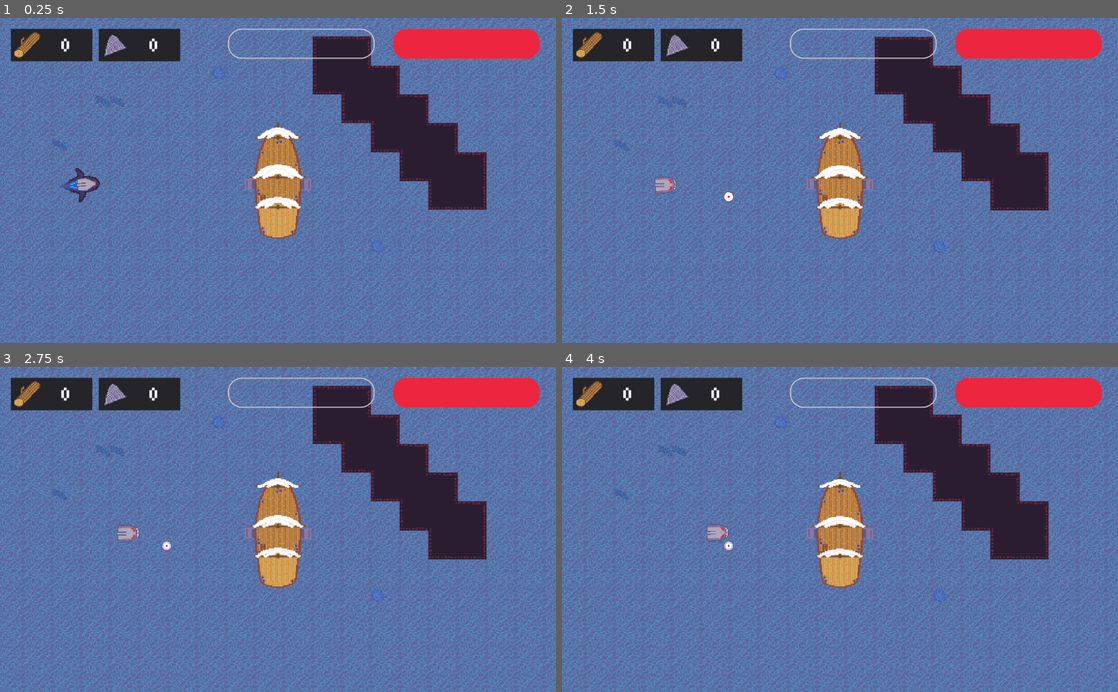
Above: before the commit, frames 1-4 (two rows, left to right).
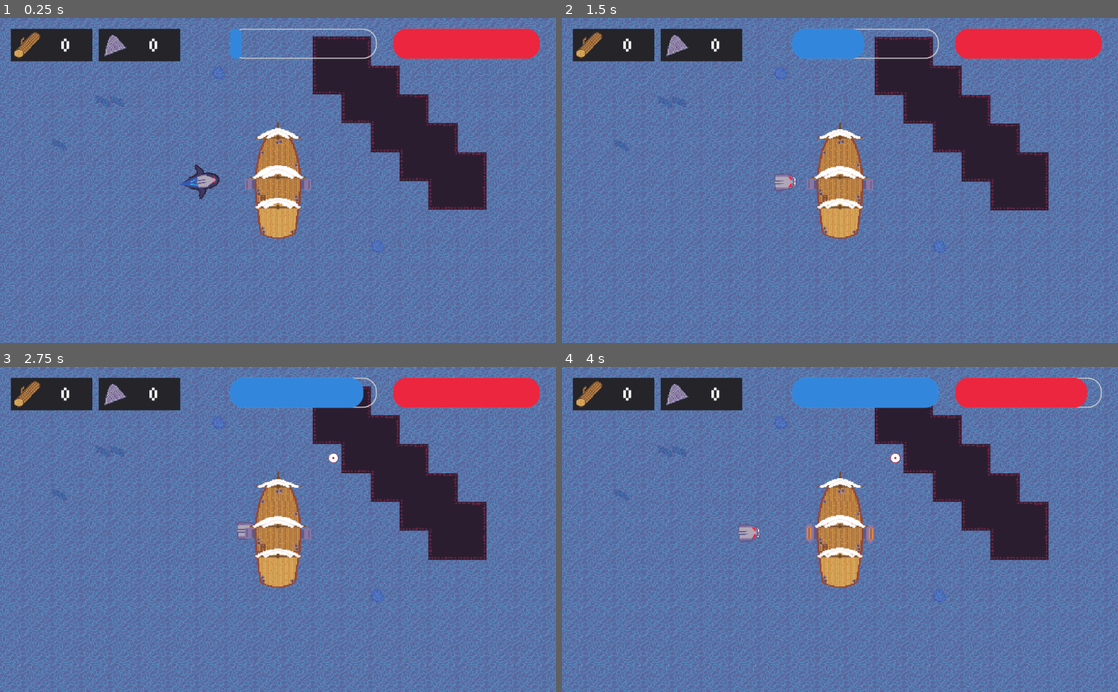
Above: after the commit, the same moments.

Repository: McLovin3/Calderia
Game: Godot game, scene res://TestScene.tscn
The game is run twice, just before and just after one commit, with the same random seed, the same clock (stepped at 60 frames per second) and the same inputs.
Inputs (mouse positions are in pixels of both pictures, inside the frame that each line leads up to):
- Up to frame 1 (0.25 s): no input
- Up to frame 2 (1.5 s): tap Enter at 0.5 s; move the mouse to (962, 164) at 0.52 s; press the mouse at (962, 164) at 0.53 s; hold D (turn_right) from 0.53 s (still down); tap W (up) at 0.77 s; move the mouse to (728, 196) at 1.27 s; release the mouse at (728, 196) at 1.28 s; click (728, 196) at 1.35 s
- Up to frame 3 (2.75 s): tap W (up) at 1.52 s; move the mouse to (333, 458) at 2.02 s; release D (turn_right) at 2.03 s; hold A (turn_left) from 2.03 s (still down); hold Middle mouse button (middle_click) from 2.03 s (still down); click (333, 458) at 2.3 s
- Up to frame 4 (4 s): move the mouse to (812, 594) at 2.77 s; release A (turn_left) at 2.78 s; release Middle mouse button (middle_click) at 2.78 s; hold D (turn_right) from 2.78 s (still down); right-click (812, 594) at 2.85 s; tap W (up) at 3.02, 3.77 s; click (812, 594) at 3.05 s; move the mouse to (1006, 578) at 3.52 s; press the mouse at (1006, 578) at 3.53 s

The runs differ from the first frame. In frame 1, 1.1% of the frame differs, in the area x 10-68%, y 3-59%; in frame 2, 3.3%; in frame 3, 8.9%; in frame 4, 9.5%, in the area x 0-100%, y 0-100%.

Commit message:
Player can now dash to mouse direction

Diff:
--- a/GameManager/GameManager.tscn
+++ b/GameManager/GameManager.tscn
@@ -84,11 +84,11 @@
 percent_visible = false
 
 [node name="DashBar" type="ProgressBar" parent="HUD"]
-anchor_left = 0.5
-anchor_right = 0.5
-margin_left = -92.0
+anchor_left = 1.0
+anchor_right = 1.0
+margin_left = -600.0
 margin_top = 20.0
-margin_right = 178.001
+margin_right = -330.0
 margin_bottom = 75.0
 hint_tooltip = "Énergie"
 theme = ExtResource( 4 )
--- a/PlayerShip/PlayerShip.tscn
+++ b/PlayerShip/PlayerShip.tscn
@@ -42,7 +42,7 @@
 [node name="AnimatedSprite" type="AnimatedSprite" parent="."]
 frames = SubResource( 7 )
 animation = "idle"
-frame = 3
+frame = 4
 playing = true
 
 [node name="HitBox" type="Area2D" parent="."]
@@ -61,6 +61,6 @@
 
 [node name="DashCooldown" type="Timer" parent="."]
 wait_time = 3.0
-autostart = true
+one_shot = true
 
 [connection signal="area_entered" from="HitBox" to="." method="_on_HitBox_area_entered"]
--- a/PlayerShip/Scripts/PlayerShip.gd
+++ b/PlayerShip/Scripts/PlayerShip.gd
@@ -5,20 +5,30 @@
 onready var _hit_box : Area2D = $HitBox
 onready var _dash_timer : Timer = $DashCooldown
 
-export var max_speed : int = 20000
-export var acceleration : float = 0.001
+export var max_speed : int = 500
+export var acceleration : float = 0.005
 export var friction : float = 0.005
 export var wall_slow_multiplier : float = 0.1
 export var min_fish_speed : int = 2000
 export var bite_rate : float = 0.15
 export var base_hp : int = 100
+export var dash_speed : int = 1000
+export var dash_time : float = 0.15
+export var dash_distance : float = 1000
 
 var _fishing : bool = false
 var _velocity : int = 0
+var _direction : Vector2 = Vector2.ZERO
 var _current_hp : int
+var _dashing : bool = false
+
+var _from : Vector2
+var _to : Vector2
+var _time : float = 0
 
 func _ready() -> void:
 	_current_hp = base_hp
+	_dash_timer.start()
 	GameManager.set_hp(_current_hp, base_hp)
 
 func _unhandled_input(event) -> void:
@@ -26,7 +36,7 @@
 	var space = get_world_2d().direct_space_state
 
 	if not space.intersect_point(get_global_mouse_position()):
-		if not _fishing and event.is_action_pressed("left_click") && _velocity <= min_fish_speed:
+		if not _fishing and event.is_action_pressed("fish") && _velocity <= min_fish_speed:
 			var instance = _bobber.instance()
 			get_parent().add_child(instance)
 			instance.position = get_parent().get_local_mouse_position()
@@ -38,11 +48,12 @@
 	_fishing = false
 
 func _physics_process(delta : float) -> void:
-	_check_dash()
 	_rotate(delta)
-	var _unused_velocity = move_and_slide(_get_direction(delta))
+	_calculate_direction()
+	_manage_dash(delta)
+	var _unused_velocity = move_and_slide(_direction * _velocity)
 
-func _get_direction(delta : float) -> Vector2:
+func _calculate_direction() -> void:
 	if not _fishing and Input.is_action_pressed("up"):
 		if is_on_ceiling() || is_on_wall() || is_on_floor():
 			_velocity = lerp(_velocity, Input.get_action_strength("up") * max_speed * wall_slow_multiplier, acceleration)
@@ -53,21 +64,33 @@
 	else:
 		_velocity = lerp(_velocity, 0, friction)
 
-	var direction_player_is_facing =  Vector2(sin(rotation), -cos(rotation))
-	return direction_player_is_facing * _velocity * delta
+	_direction =  Vector2(sin(rotation), -cos(rotation))
 
 func _rotate(delta : float) -> void:
 	if not _fishing:
 		var percentage_of_max_speed := _velocity as float / max_speed
-		rotation = lerp(rotation, Input.get_axis("turn_left", "turn_right") * delta + rotation, percentage_of_max_speed)
+		rotation = lerp(rotation,
+			Input.get_axis("turn_left", "turn_right") * delta + rotation,
+			percentage_of_max_speed)
 
 
-func _check_dash() -> void:
+func _manage_dash(delta : float) -> void:
+	GameManager.set_dash(_dash_timer.wait_time - _dash_timer.time_left, _dash_timer.wait_time)
 
+	if (Input.is_action_just_pressed("dash") and _dash_timer.is_stopped()):
+		_dashing = true
+		_direction = Vector2(
+			global_position.direction_to(get_global_mouse_position())).normalized()
+		_time = 0
+		_from = position
+		_to = position + _direction * dash_distance
+		_dash_timer.start()
 
-	if ( _dash_timer.is_stopped()):
-		_dash_timer.start()
-		# Dash
+	if (_dashing):
+		_time += delta
+		if (_time >= dash_time):
+			_dashing = false
+		position = _from.linear_interpolate(_to, _time)
 
 
 func _on_HitBox_area_entered(area : Area2D) -> void:
--- a/TestScene.tscn
+++ b/TestScene.tscn
@@ -10,7 +10,7 @@
 [node name="Navigation2D" parent="." instance=ExtResource( 2 )]
 
 [node name="Shark" parent="Navigation2D" instance=ExtResource( 3 )]
-position = Vector2( -728, 203 )
+position = Vector2( -463, 197 )
 path_to_player = NodePath("../../Player")
 
 [node name="Player" parent="." instance=ExtResource( 1 )]
@@ -24,4 +24,3 @@
 position = Vector2( -30.5, 5 )
 rotation = -3.14159
 scale = Vector2( 1.5, 1.5 )
-is_starboard = false
--- a/project.godot
+++ b/project.godot
@@ -163,6 +163,21 @@
 "events": [ Object(InputEventKey,"resource_local_to_scene":false,"resource_name":"","device":0,"alt":false,"shift":false,"control":false,"meta":false,"command":false,"pressed":false,"scancode":65,"physical_scancode":0,"unicode":0,"echo":false,"script":null)
  ]
 }
+dash={
+"deadzone": 0.5,
+"events": [ Object(InputEventMouseButton,"resource_local_to_scene":false,"resource_name":"","device":0,"alt":false,"shift":false,"control":false,"meta":false,"command":false,"button_mask":0,"position":Vector2( 0, 0 ),"global_position":Vector2( 0, 0 ),"factor":1.0,"button_index":2,"pressed":false,"doubleclick":false,"script":null)
+ ]
+}
+shoot={
+"deadzone": 0.5,
+"events": [ Object(InputEventMouseButton,"resource_local_to_scene":false,"resource_name":"","device":0,"alt":false,"shift":false,"control":false,"meta":false,"command":false,"button_mask":0,"position":Vector2( 0, 0 ),"global_position":Vector2( 0, 0 ),"factor":1.0,"button_index":1,"pressed":false,"doubleclick":false,"script":null)
+ ]
+}
+fish={
+"deadzone": 0.5,
+"events": [ Object(InputEventMouseButton,"resource_local_to_scene":false,"resource_name":"","device":0,"alt":false,"shift":false,"control":false,"meta":false,"command":false,"button_mask":0,"position":Vector2( 0, 0 ),"global_position":Vector2( 0, 0 ),"factor":1.0,"button_index":3,"pressed":false,"doubleclick":false,"script":null)
+ ]
+}
 left_click={
 "deadzone": 0.5,
 "events": [ Object(InputEventMouseButton,"resource_local_to_scene":false,"resource_name":"","device":0,"alt":false,"shi …(212 unchanged characters)…
@@ -176,16 +191,6 @@
 middle_click={
 "deadzone": 0.5,
 "events": [ Object(InputEventMouseButton,"resource_local_to_scene":false,"resource_name":"","device":0,"alt":false,"shi …(212 unchanged characters)…
- ]
-}
-left_arrow={
-"deadzone": 0.5,
-"events": [ Object(InputEventKey,"resource_local_to_scene":false,"resource_name":"","device":0,"alt":false,"shift":false,"control":false,"meta":false,"command":false,"pressed":false,"scancode":16777231,"physical_scancode":0,"unicode":0,"echo":false,"script":null)
- ]
-}
-right_arrow={
-"deadzone": 0.5,
-"events": [ Object(InputEventKey,"resource_local_to_scene":false,"resource_name":"","device":0,"alt":false,"shift":false,"control":false,"meta":false,"command":false,"pressed":false,"scancode":16777233,"physical_scancode":0,"unicode":0,"echo":false,"script":null)
  ]
 }
 
